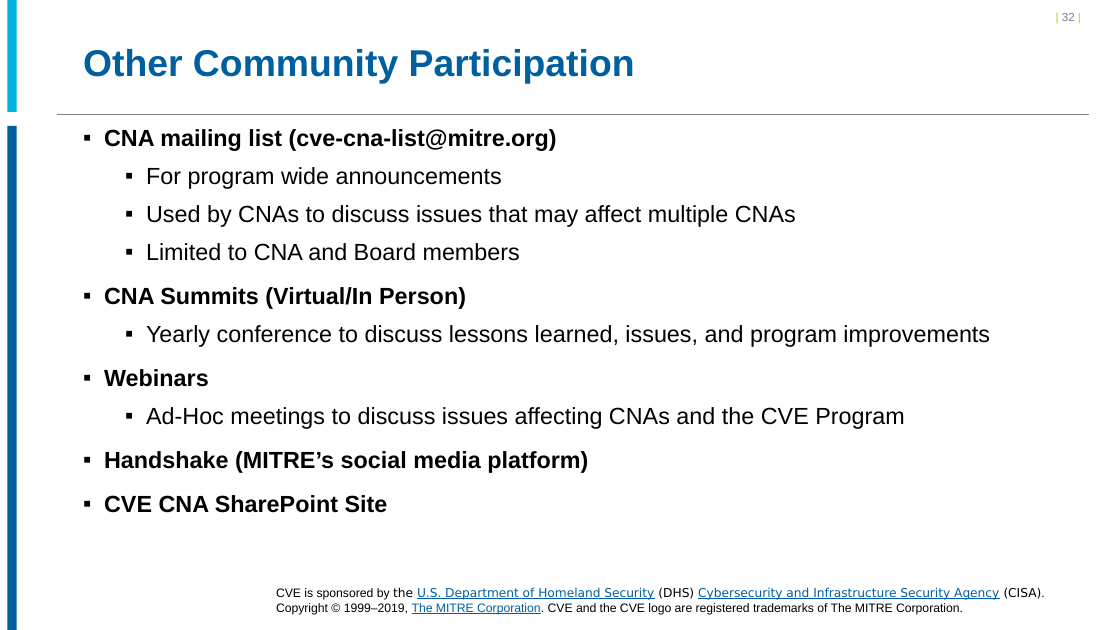
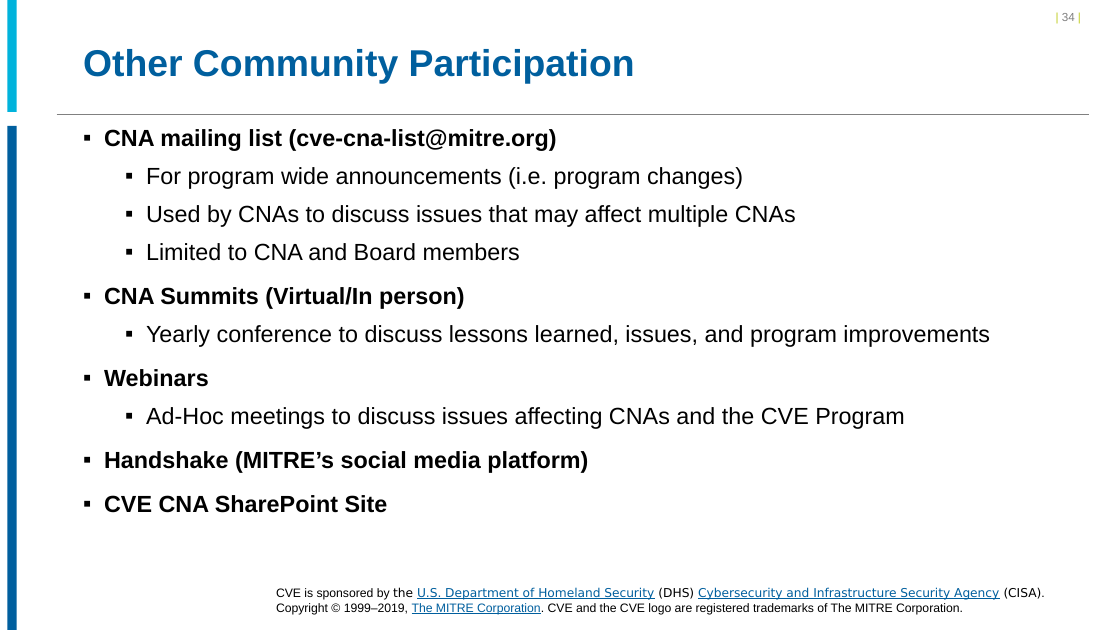
Before and after one commit to CVEProject/cveproject.github.io, a slide deck: slide 34 of docs/cna/Becoming_a_CNA.pptx (slide 32 before the commit). Drawn at 1120x630 pixels with LibreOffice and Linux fonts; fonts in the diff are those of the drawing; background and template pictures are left out. Boxes give left, top, right and bottom in pixels: in the first picture for what was removed or moved away, otherwise in the second. Text is boxed around its words. In the diff, an @@ line names an element or a change of style, - is before the commit and + after.

```diff
--- a/docs/cna/Becoming_a_CNA.pptx
+++ b/docs/cna/Becoming_a_CNA.pptx
@@ page number at bbox=[1062, 13, 1075, 21]: text changed @@
-| 32 |
+| 34 |
@@ text at bbox=[146, 167, 743, 189]: text changed @@
-  ▪ For program wide announcements
+  ▪ For program wide announcements (i.e. program changes)
@@ text at bbox=[104, 287, 465, 309]: text changed @@
-▪ CNA Summits (Virtual/In Person)
+▪ CNA Summits (Virtual/In person)
```
Also in this commit, not shown: 23 other slides changed, 2 slides added.
